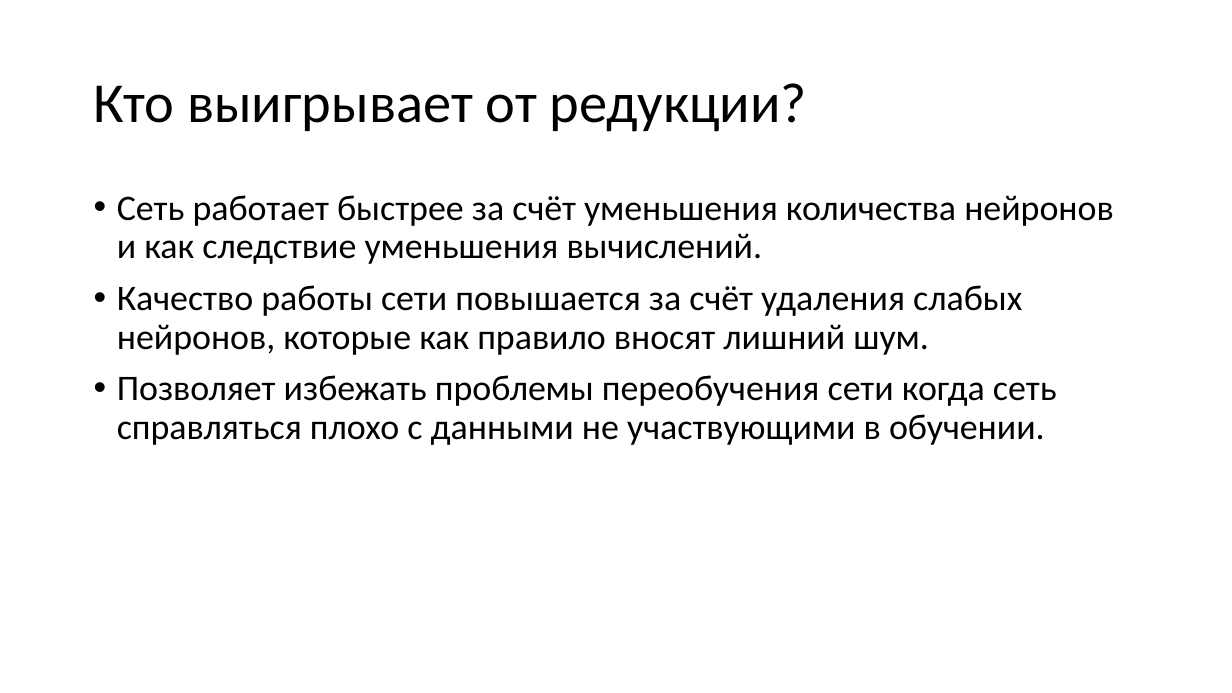
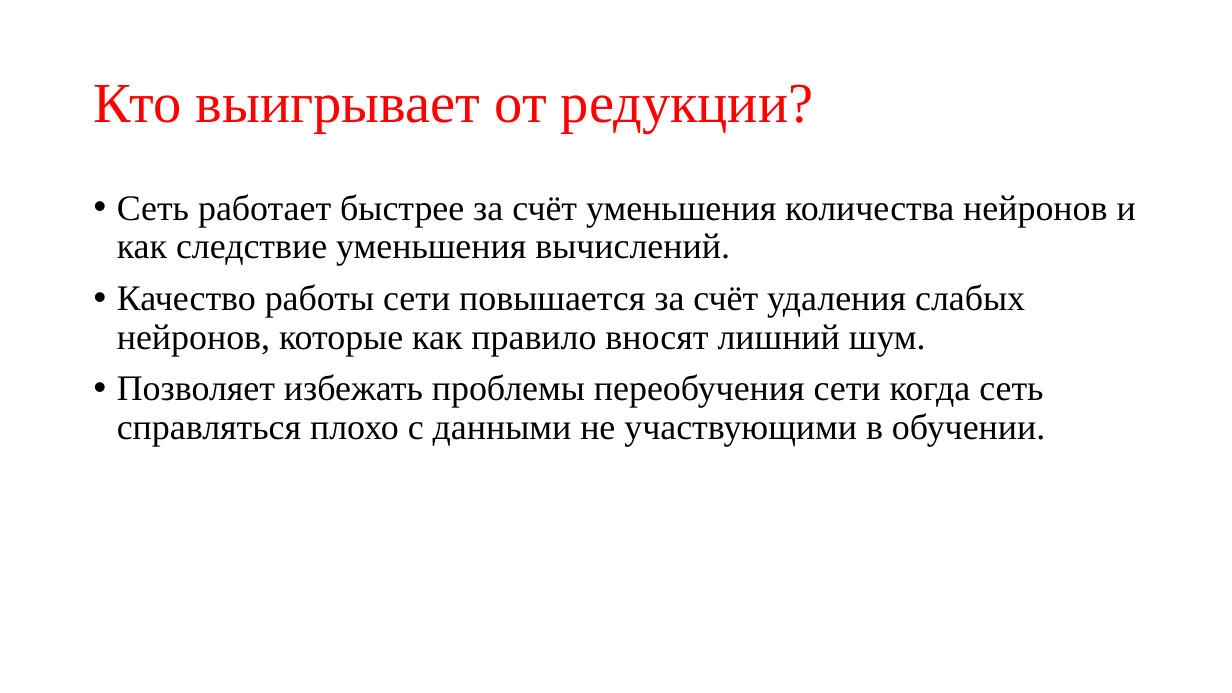
Before and after one commit to sven4500/masters-diploma, a slide deck: slide 20 of Презентация/Пезентация.ppt (slide 14 before the commit). Drawn at 1232x693 pixels with LibreOffice and Linux fonts; fonts in the diff are those of the drawing. Boxes give left, top, right and bottom in pixels: in the first picture for what was removed or moved away, otherwise in the second. Text is boxed around its words. In the diff, an @@ line names an element or a change of style, - is before the commit and + after.

```diff
--- a/Презентация/Пезентация.ppt
+++ b/Презентация/Пезентация.ppt
@@ title "Кто выигрывает от редукции?" at box(94, 84, 814, 133): font Calibri to Times New Roman, text colour #000000 to #FF0000 @@
@@ text "Сеть работает быстрее за счёт ..." at box(117, 194, 1136, 447): font Calibri to Times New Roman @@
```
Also in this commit, not shown: 12 other slides changed, 12 slides added.
